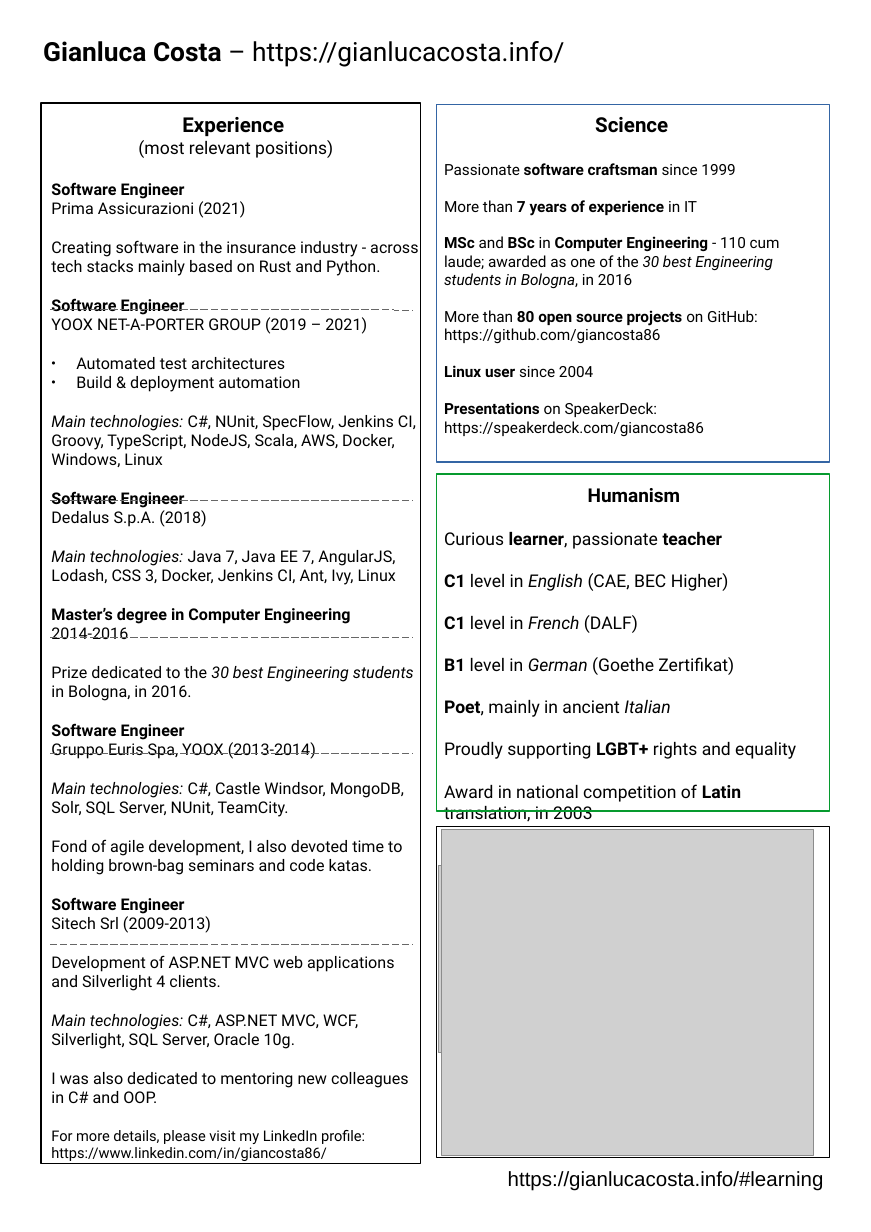
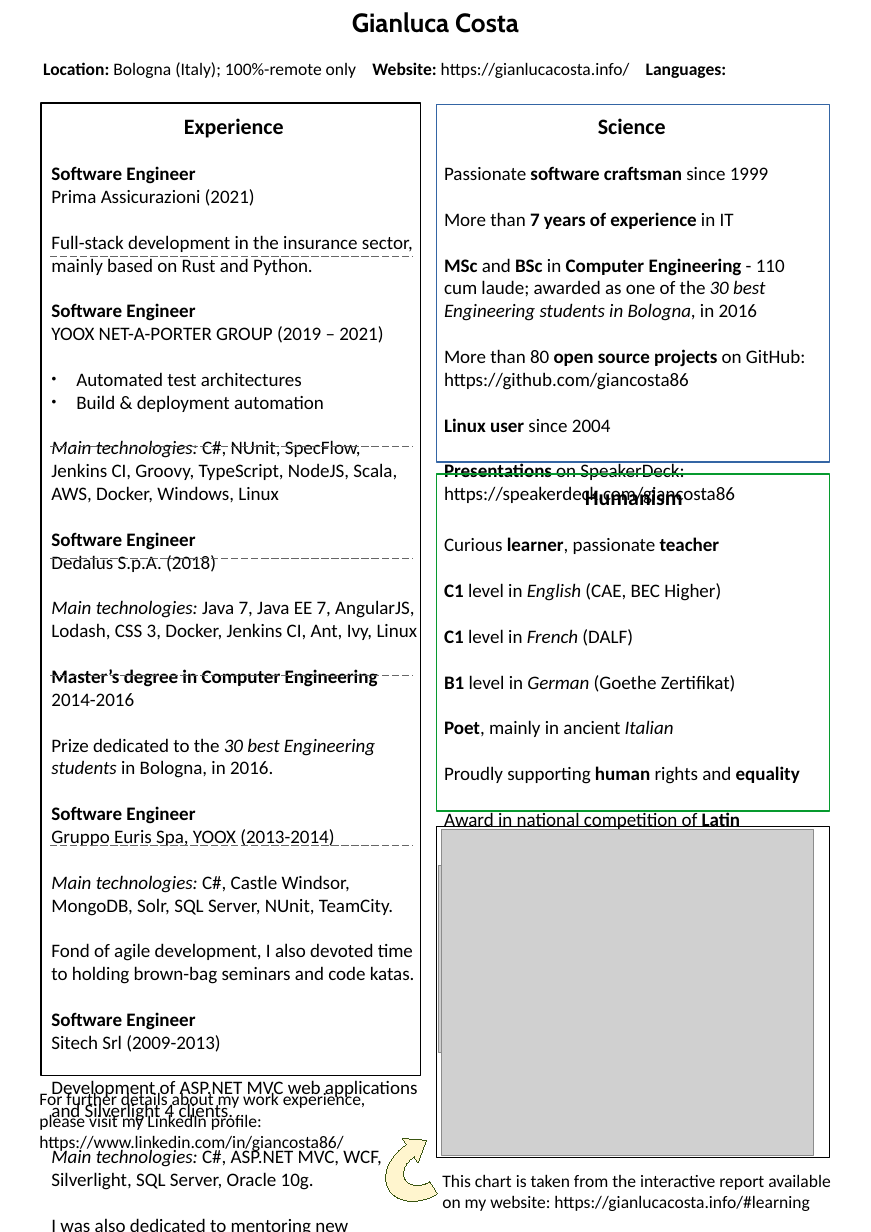
Before and after one commit to giancosta86/giancosta86.github.io, a slide deck: slide 1 of cv_costa_en.odp. Drawn at 871x1232 pixels with LibreOffice and Linux fonts; fonts in the diff are those of the drawing; grey boxes stand for pictures; background and template pictures are left out. Boxes give left, top, right and bottom in pixels: in the first picture for what was removed or moved away, otherwise in the second. Text is boxed around its words. In the diff, an @@ line names an element or a change of style, - is before the commit and + after.

```diff
--- a/cv_costa_en.odp
+++ b/cv_costa_en.odp
@@ text at box(352, 12, 519, 33): text changed; font Roboto to Cabin; bold on @@
-Gianluca Costa – https://gianlucacosta.info/
+Gianluca Costa
@@ text added at box(43, 62, 727, 78), 12 pt, text #000000 @@
+Location: Bologna (Italy); 100%-remote only Website: https://gianlucacosta.info/ Languages:
@@ rectangle: place and size @@
-rectangle at box(41, 103, 420, 1163)
+rectangle at box(41, 103, 420, 1075)
@@ text at box(51, 118, 413, 275): text changed; size 11 to 13 pt; font Roboto to Calibri @@
-Experience
-(most relevant positions)
-Software Engineer
-Prima Assicurazioni (2021)
-Creating software in the insurance industry - across tech stacks mainly based on Rust and Python.
+Experience
+Software Engineer
+Prima Assicurazioni (2021)
+Full-stack development in the insurance sector, mainly based on Rust and Python.
@@ text "Science" at box(444, 118, 805, 505): size 14 to 15 pt in "Science"; font Roboto to Calibri, size 10.5 to 13 pt; bold off in "80" @@
@@ line moved from (51, 310) - (413, 310) to (51, 256) - (413, 256) @@
@@ text at box(51, 303, 418, 984): size 11 to 13 pt, font Roboto to Calibri in "Software Engineer YOOX NET-A-PORTER GROUP (2019 – ...", "Automated test architectures", "Build & deployment automation", "Main technologies: C#, NUnit, SpecFlow, Jenkins CI, ..." and 3 more places @@
@@ line moved from (51, 500) - (413, 500) to (51, 447) - (413, 447) @@
@@ text at box(444, 487, 741, 830): size 13 to 15 pt in "Humanism"; font Roboto to Calibri in "Humanism", "Curious learner, passionate teacher", "C1 level in English (CAE, BEC Higher)", "C1 level in French (DALF)" and 3 more places; size 12 to 13 pt in "Curious learner, passionate teacher", "C1 level in English (CAE, BEC Higher)", "C1 level in French (DALF)", "B1 level in German (Goethe Zertifikat)" and 2 more places @@
@@ line moved from (51, 637) - (413, 637) to (51, 558) - (413, 558) @@
@@ line moved from (51, 753) - (413, 753) to (51, 675) - (413, 675) @@
@@ text at box(444, 766, 800, 784): text changed; size 12 to 13 pt; font Roboto to Calibri @@
-Proudly supporting LGBT+ rights and equality
+Proudly supporting human rights and equality
@@ line moved from (51, 945) - (413, 945) to (51, 845) - (413, 845) @@
@@ text at box(51, 1012, 417, 1190): text changed; size 11 to 13 pt; font Roboto to Calibri @@
-Software Engineer
-Sitech Srl (2009-2013)
-Development of ASP.NET MVC web applications and Silverlight 4 clients.
-Main technologies: C#, ASP.NET MVC, WCF, Silverlight, SQL Server, Oracle 10g.
-I was also dedicated to mentoring new colleagues in C# and OOP.
-For more details, please visit my LinkedIn profile:
-https://www.linkedin.com/in/giancosta86/
+Software Engineer
+Sitech Srl (2009-2013)
+Development of ASP.NET MVC web applications and Silverlight 4 clients.
+Main technologies: C#, ASP.NET MVC, WCF, Silverlight, SQL Server, Oracle 10g.
+I was also dedicated to mentoring new colleagues in C# and OOP.
@@ text added at box(39, 1091, 366, 1152), 12 pt, text #000000 @@
+For further details about my work experience, please visit my LinkedIn profile:
+https://www.linkedin.com/in/giancosta86/
@@ freeform shape added at box(373, 1124, 470, 1214), fill #FFF5CE, outline #395511 0 pt @@
@@ text at box(442, 1174, 831, 1211): text changed; size 14 to 12 pt; font Arial to Calibri @@
-https://gianlucacosta.info/#learning
+This chart is taken from the interactive report available on my website: https://gianlucacosta.info/#learning
```
Also in this commit, not shown: 1 other file.
